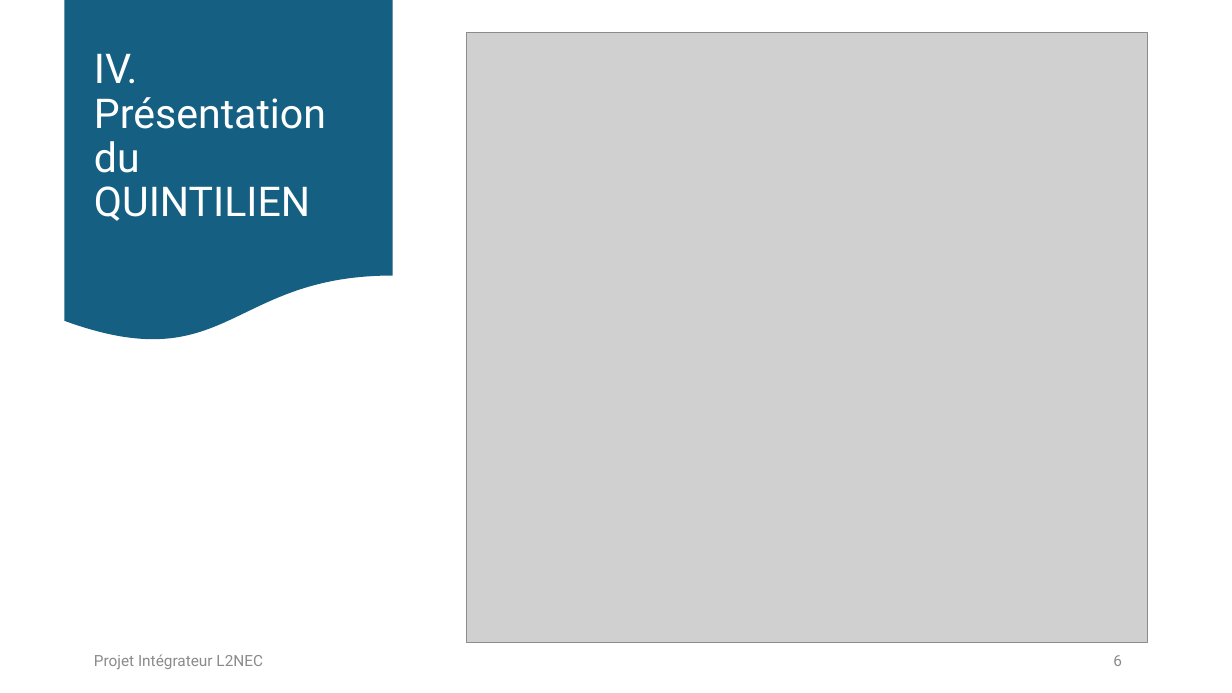
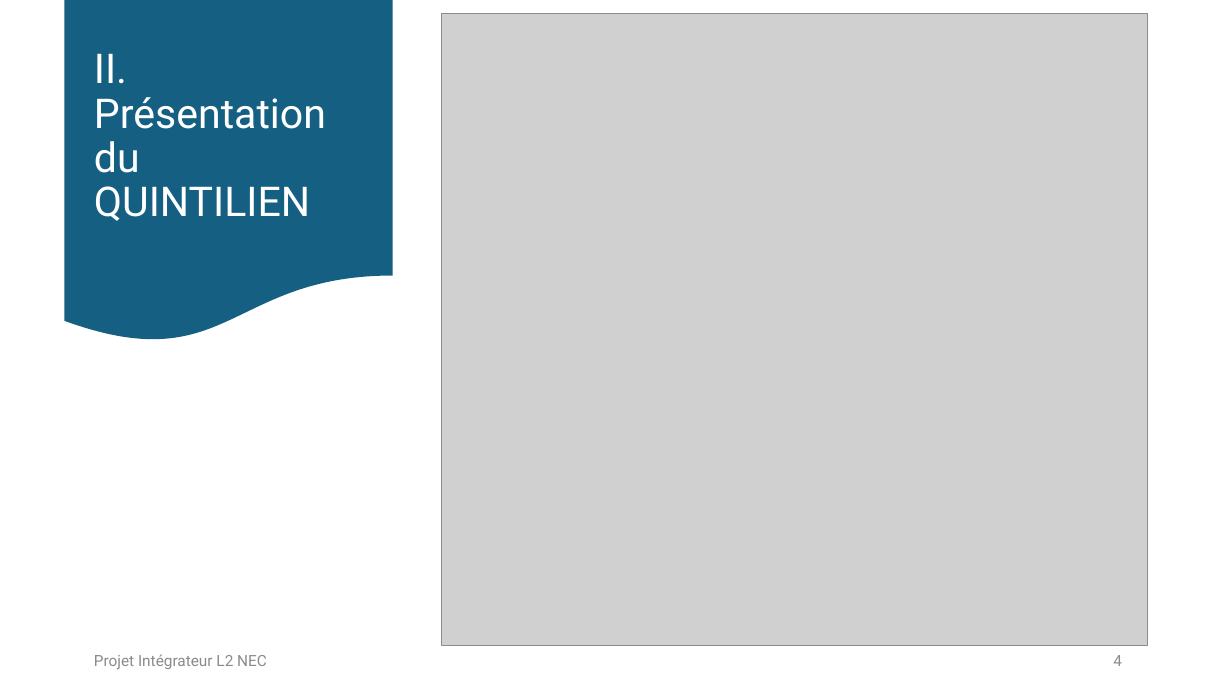
Before and after one commit to ArthurPeyre/UPPA_Navette, a slide deck: slide 4 of AVANT-PROJET/PrésentationAvantProjet.pptx (slide 6 before the commit). Drawn at 1232x693 pixels with LibreOffice and Linux fonts; fonts in the diff are those of the drawing; grey boxes stand for pictures. Boxes give left, top, right and bottom in pixels: in the first picture for what was removed or moved away, otherwise in the second. Text is boxed around its words. In the diff, an @@ line names an element or a change of style, - is before the commit and + after.

```diff
--- a/AVANT-PROJET/PrésentationAvantProjet.pptx
+++ b/AVANT-PROJET/PrésentationAvantProjet.pptx
@@ picture: place and size @@
-picture at (467,32,1148,642)
+picture at (442,14,1147,646)
@@ title at (94,53,326,221): text changed @@
-IV. Présentation du QUINTILIEN
+II. Présentation du QUINTILIEN
@@ text at (94,654,267,669): spaces changed @@
-Projet Intégrateur L2NEC
+Projet Intégrateur L2 NEC
@@ page number at (1113,655,1122,666): text changed @@
-6
+4
```
Also in this commit, not shown: 5 other slides changed, 1 slide removed.
